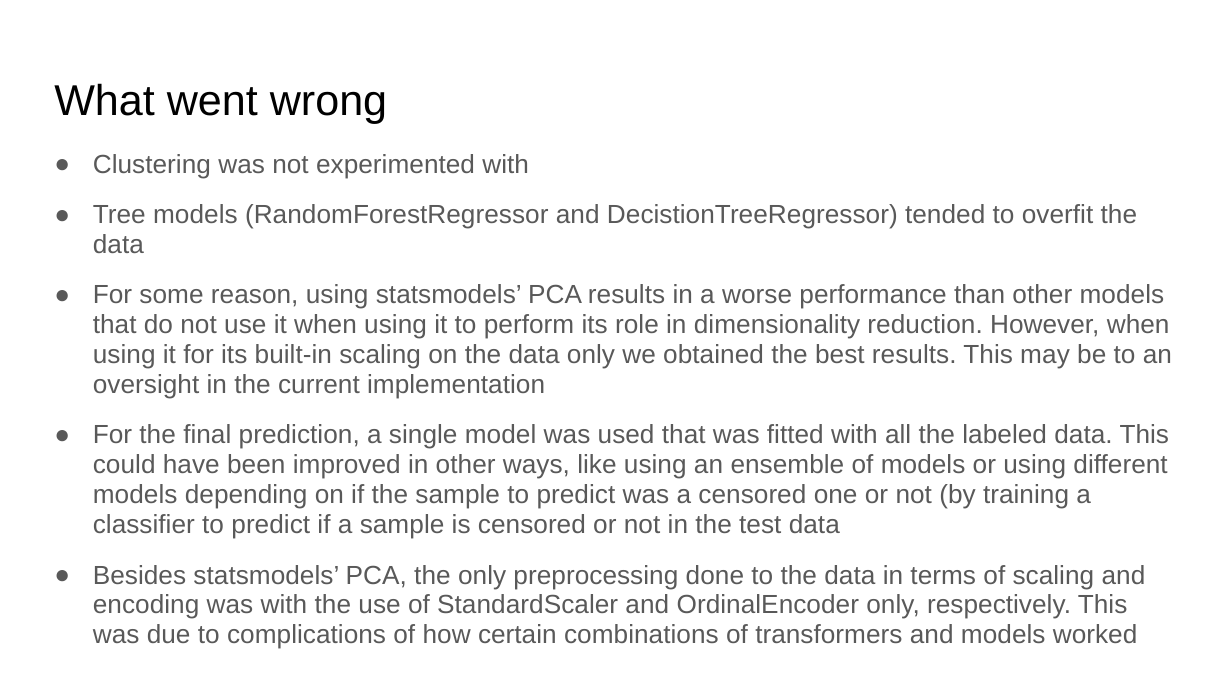
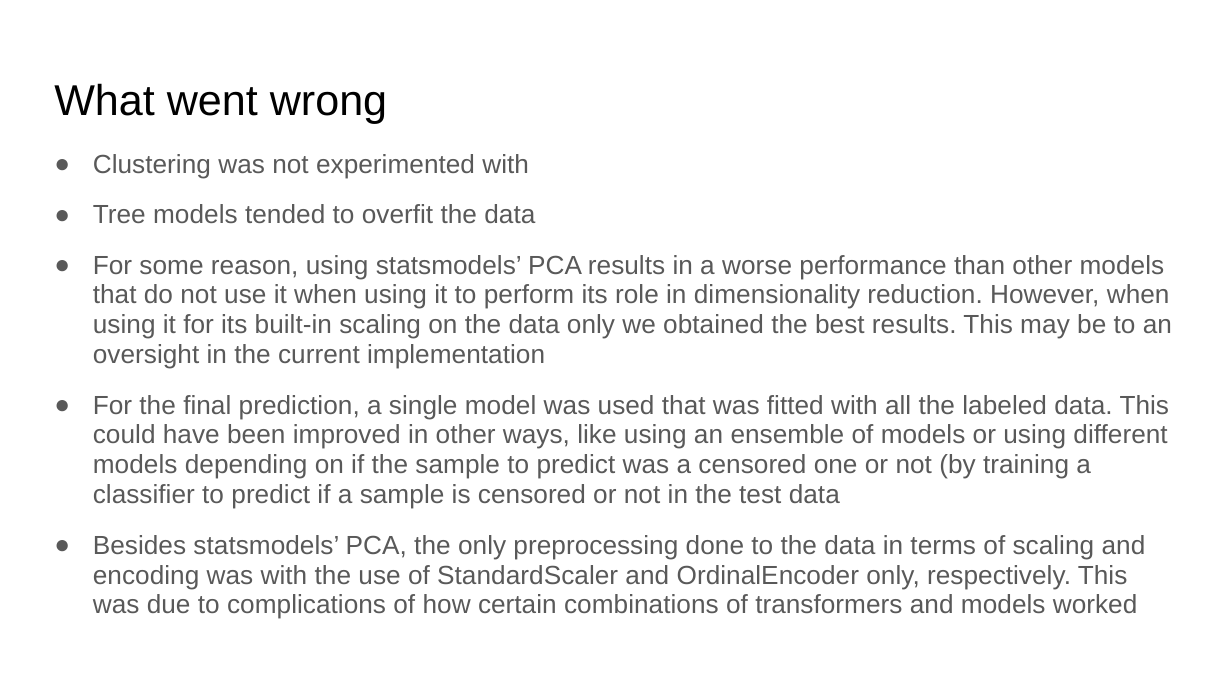
Before and after one commit to nmn0gueira/myeloma-survival-analysis, a slide deck: slide 13 of _ML@NOVA#2_57672_60599_67548.pptx. Drawn at 1232x693 pixels with LibreOffice and Linux fonts; fonts in the diff are those of the drawing. Boxes give left, top, right and bottom in pixels: in the first picture for what was removed or moved away, otherwise in the second. Text is boxed around its words. In the diff, an @@ line names an element or a change of style, - is before the commit and + after.

```diff
--- a/_ML@NOVA#2_57672_60599_67548.pptx
+++ b/_ML@NOVA#2_57672_60599_67548.pptx
@@ text at (x1=93, y1=204, x2=535, y2=223): text changed @@
-● Tree models (RandomForestRegressor and DecistionTreeRegressor) tended to overfit the data
+● Tree models tended to overfit the data
```
Also in this commit, not shown: 1 other slide changed, 1 other file.
